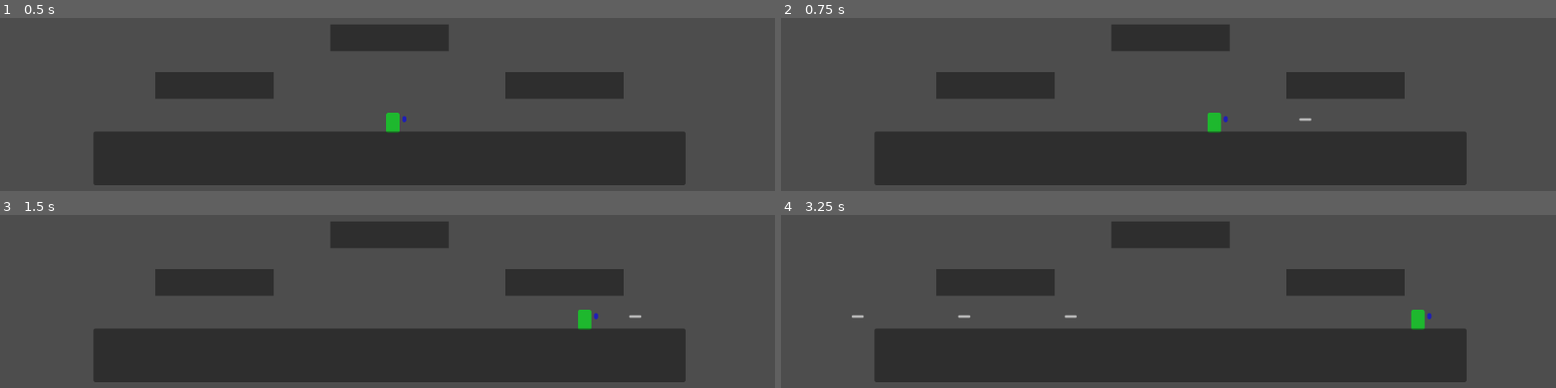
Above: before the commit, frames 1-4 (two rows, left to right).
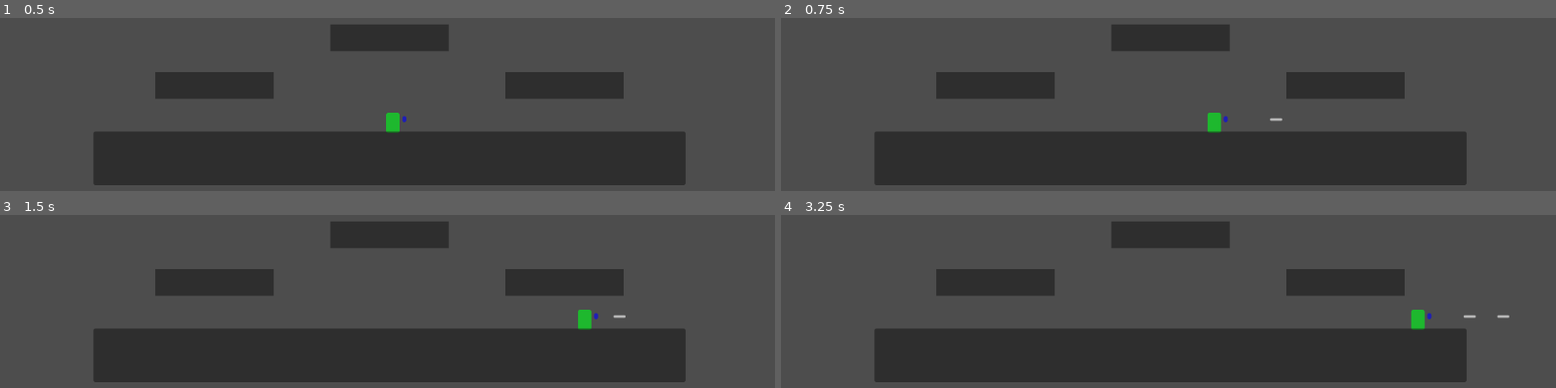
Above: after the commit, the same moments.

Repository: Wherritt/CaptainGameJam
Game: Godot game, scene res://Main.tscn
The game is run twice, just before and just after one commit, with the same random seed, the same clock (stepped at 60 frames per second) and the same inputs.
Inputs:
- Up to frame 1 (0.5 s): no input
- Up to frame 2 (0.75 s): tap Enter (ui_accept) at 0.5 s; hold Right (ui_right) from 0.53 s (still down); hold Enter (ui_accept) from 0.53 s (still down)
- Up to frame 3 (1.5 s): keep holding Right (ui_right); release Enter (ui_accept) at 1.28 s; tap Enter (ui_accept) at 1.35 s
- Up to frame 4 (3.25 s): tap Enter (ui_accept) at 1.52, 1.82, 2.85, 3.02 s; release Right (ui_right) at 2.03 s; hold Left (ui_left) 2.03-2.78 s; hold Enter (ui_accept) 2.03-2.78 s; hold Right (ui_right) from 2.78 s (still down)

Frame 1 is identical in both runs. In frame 2, less than 0.1% of the frame differs, in the area x 63-69%, y 57-60%; in frame 3, less than 0.1%; in frame 4, 0.2%, in the area x 9-94%, y 57-60%.

Commit message:
Fourth Test Commit

Diff:
--- a/Enemy1/Enemy1Movement.gd
+++ b/Enemy1/Enemy1Movement.gd
@@ -8,20 +8,12 @@
 @onready var ray_cast_left = $RayCastLeft
 @onready var ray_cast_right = $RayCastRight
 @onready var ray_cast_mid = $RayCastMid
-@onready var hat_1_node = preload("res://scripts/hat_1.tscn")#"res://scripts/hat_1.tscn")
-@onready var bullet_hat = preload("res://scripts/bullet_hat.tscn")
+@onready var hat_1_node = preload("res://scripts/hat_1.tscn")
 var hat_instance = null
-var hats = []
 
 func _ready():
-	hats = [
-		hat_1_node,
-		bullet_hat
-	]
-
 	if randf() < 0.5:
-		var random_hat = randi() % hats.size()
-		hat_instance = hats[random_hat].instantiate()
+		hat_instance = hat_1_node.instantiate()
 		$hat_point.add_child(hat_instance)
 
 func _process(delta):
@@ -60,4 +52,3 @@
 
 func add_and_setpos():
 	get_tree().root.add_child(hat_instance)
-	hat_instance.on_ground_timer.start()
--- a/Main.tscn
+++ b/Main.tscn
@@ -9,7 +9,7 @@
 [sub_resource type="RectangleShape2D" id="RectangleShape2D_1w8v2"]
 size = Vector2(876, 74)
 
-[node name="Main" type="Node2D"]
+[node name="Node2D" type="Node2D"]
 position = Vector2(-2, 0)
 
 [node name="Camera2D" type="Camera2D" parent="."]
--- a/Player/Player.gd
+++ b/Player/Player.gd
@@ -1,32 +1,15 @@
 extends CharacterBody2D
 
-var SPEED
-var JUMP_VELOCITY
-var fire_rate
-const MAX_HEALTH = 10
+const SPEED = 300.0
+const JUMP_VELOCITY = -450.0
+const MAX_HEALTH = 15
 var current_health = MAX_HEALTH
 var has_hat_on = false
-var can_shoot = true
+
 # Get the gravity from the project settings to be synced with RigidBody nodes.
 var gravity = ProjectSettings.get_setting("physics/2d/default_gravity")
-@onready var shoot_timer = $shoot_timer
 
 func _physics_process(delta):
-	#HAT POWER UP
-	if not has_hat() == "":
-		if has_hat() == "hat_1":
-			SPEED = 600
-			JUMP_VELOCITY = -600
-			fire_rate = 0.3
-		elif has_hat() == "bullet_hat":
-			fire_rate = 0.08
-			SPEED = 300
-			JUMP_VELOCITY = -430
-	else:
-		SPEED = 300
-		JUMP_VELOCITY = -430
-		fire_rate = 0.3
-
 	# Add the gravity.
 	if not is_on_floor():
 		velocity.y += gravity * delta
@@ -36,7 +19,7 @@
 		velocity.y = JUMP_VELOCITY
 
 	# Handle shoot.
-	if Input.is_action_pressed("ui_accept") and can_shoot:
+	if Input.is_action_just_pressed("ui_accept"):
 		shoot()
 
 	# Get the input direction and handle the movement/deceleration.
@@ -53,7 +36,6 @@
 
 	move_and_slide()
 
-
 func shoot():
 	var Bullet = preload("res://scripts/bullet.tscn")
 	var bullet_instance = Bullet.instantiate()
@@ -61,11 +43,6 @@
 	#change bullet direction of travel based on player's orientation
 	bullet_instance.direction = Vector2($FlipBody.scale.x, 0)
 	get_parent().add_child(bullet_instance)
-	can_shoot = false
-	shoot_timer.start(fire_rate)
-
-func _on_shoot_timer_timeout():
-	can_shoot = true
 
 func take_damage(damage):
 	current_health -= damage
@@ -78,16 +55,9 @@
 	hide()
 	call_deferred("reload_scene")
 
-func has_hat() -> String:
+func has_hat() -> bool:
 	var hat_point = $hat_point
-	if hat_point.get_child_count() > 0:
-		var hat_instance = hat_point.get_child(0)
-		if hat_instance:
-			if hat_instance.is_in_group("hat1"):
-				return "hat_1"
-			elif hat_instance.is_in_group("bullet_hat"):
-				return "bullet_hat"
-	return ""
+	return hat_point.get_child_count() > 0
 
 func reload_scene():
 	get_tree().reload_current_scene()
--- a/Player/Player.tscn
+++ b/Player/Player.tscn
@@ -31,7 +31,3 @@
 
 [node name="hat_point" type="Marker2D" parent="."]
 position = Vector2(0, -22)
-
-[node name="shoot_timer" type="Timer" parent="."]
-
-[connection signal="timeout" from="shoot_timer" to="." method="_on_shoot_timer_timeout"]
--- a/scripts/Bullet.gd
+++ b/scripts/Bullet.gd
@@ -1,6 +1,6 @@
 extends Area2D
 
-const SPEED = 800
+const SPEED = 600
 var bullet_damage = 2
 var direction = Vector2.RIGHT
 
--- a/scripts/hat_1.gd
+++ b/scripts/hat_1.gd
@@ -1,29 +1,20 @@
 extends Area2D
 
 var enemy_dropped_hat = false
-@onready var wear_timer = $wearable_time
-@onready var on_ground_timer = $on_ground_timer
+@onready var timer = $Timer
 
-#How long the player can wear the hat
 func _on_timer_timeout():
-	queue_free()
-
-func _on_on_ground_timer_timeout():
 	queue_free()
 
 func _on_body_entered(body):
 	if body.is_in_group("Player") and enemy_dropped_hat:
 		if not body.has_hat():
 			var player_hat_point = body.get_node("hat_point")
-#call deferred below
 			call_deferred("handle_hat_transfer", player_hat_point)
 			body.has_hat_on = true
 
-#these actions had to be handled in a "call_deferred" because the
-# _on_body_entered(body) func above, could not perform them directly
 func handle_hat_transfer(hat_point):
 		get_parent().remove_child(self)
 		hat_point.add_child(self)
 		position = Vector2.ZERO
-		wear_timer.start()
-		on_ground_timer.stop()
+		timer.start()
--- a/scripts/hat_1.tscn
+++ b/scripts/hat_1.tscn
@@ -5,7 +5,7 @@
 [sub_resource type="CircleShape2D" id="CircleShape2D_v2t6x"]
 radius = 20.0
 
-[node name="hat1" type="Area2D" groups=["hat1"]]
+[node name="hat1" type="Area2D"]
 script = ExtResource("1_37ukv")
 
 [node name="CollisionShape2D" type="CollisionShape2D" parent="."]
@@ -18,13 +18,9 @@
 offset_right = 19.0
 offset_bottom = 19.0
 
-[node name="wearable_time" type="Timer" parent="."]
-wait_time = 7.0
+[node name="Timer" type="Timer" parent="."]
+wait_time = 5.0
 one_shot = true
 
-[node name="on_ground_timer" type="Timer" parent="."]
-wait_time = 5.0
-
 [connection signal="body_entered" from="." to="." method="_on_body_entered"]
-[connection signal="timeout" from="wearable_time" to="." method="_on_timer_timeout"]
-[connection signal="timeout" from="on_ground_timer" to="." method="_on_on_ground_timer_timeout"]
+[connection signal="timeout" from="Timer" to="." method="_on_timer_timeout"]
